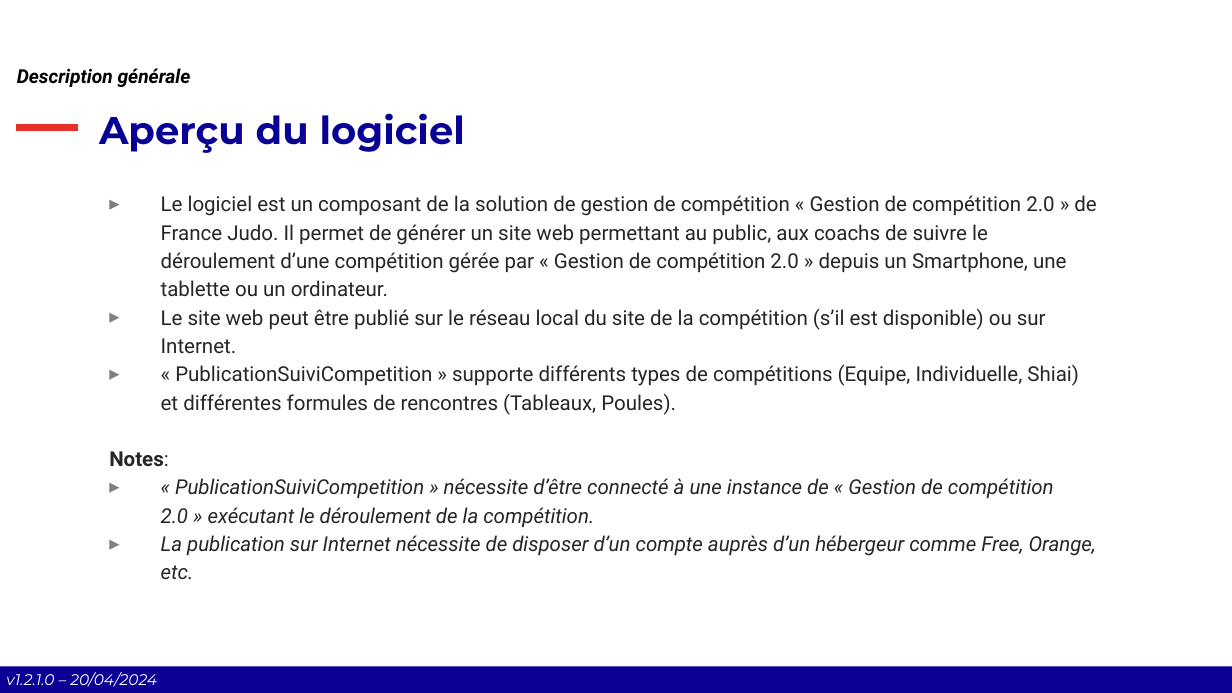
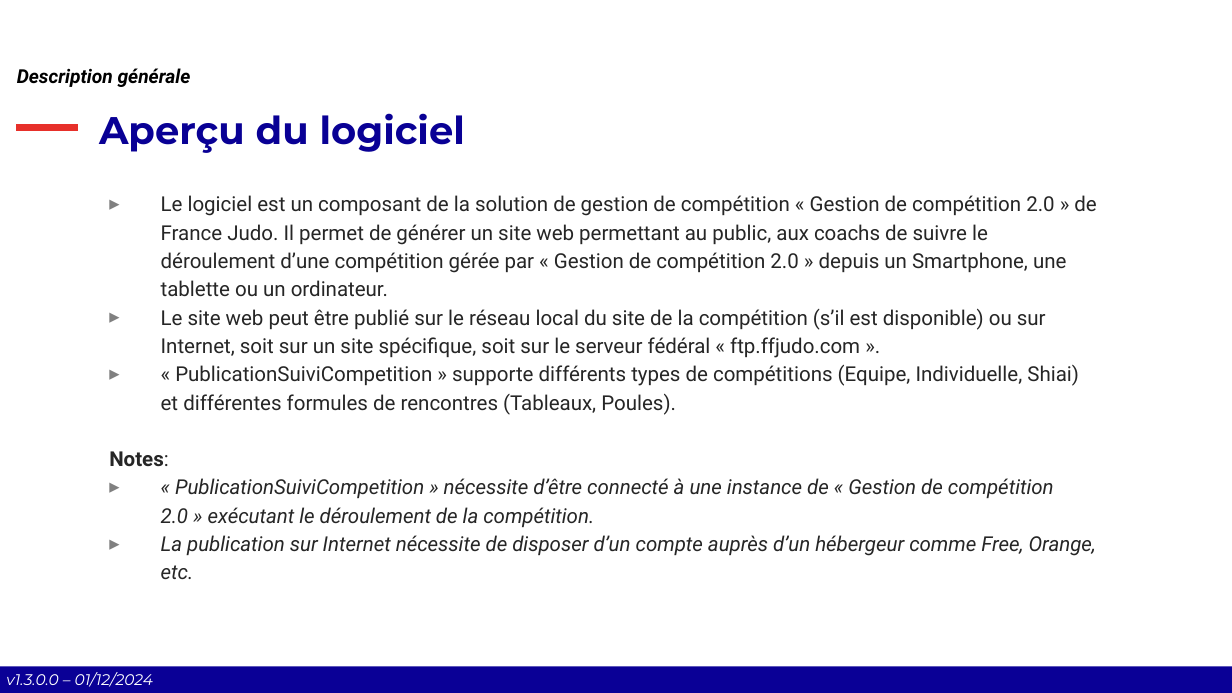
Before and after one commit to Comite-Rhone-Judo/PublicationSuiviCompetition, a slide deck: slide 4 of AppPublication/Documentation/PublicationSuiviCompetition - Manuel d'utilisation.pptx. Drawn at 1232x693 pixels with LibreOffice and Linux fonts; fonts in the diff are those of the drawing; background and template pictures are left out. Boxes give left, top, right and bottom in pixels: in the first picture for what was removed or moved away, otherwise in the second. Text is boxed around its words. In the diff, an @@ line names an element or a change of style, - is before the commit and + after.

```diff
--- a/AppPublication/Documentation/PublicationSuiviCompetition - Manuel d'utilisation.pptx
+++ b/AppPublication/Documentation/PublicationSuiviCompetition - Manuel d'utilisation.pptx
@@ text at bbox=[161, 309, 1046, 358]: text changed @@
-▸ Le site web peut être publié sur le réseau local du site de la compétition (s’il est disponible) ou sur Internet.
+▸ Le site web peut être publié sur le réseau local du site de la compétition (s’il est disponible) ou sur Internet, soit sur un site spécifique, soit sur le serveur fédéral « ftp.ffjudo.com ».
@@ text at bbox=[6, 672, 153, 687]: text changed @@
-v1.2.1.0 – 20/04/2024
+v1.3.0.0 – 01/12/2024
```
Also in this commit, not shown: 28 other slides changed, 5 slides added, 6 other files.
